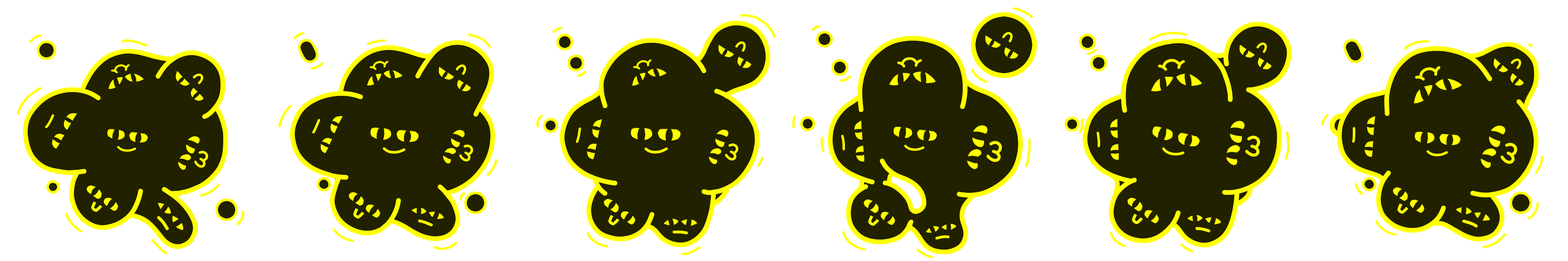
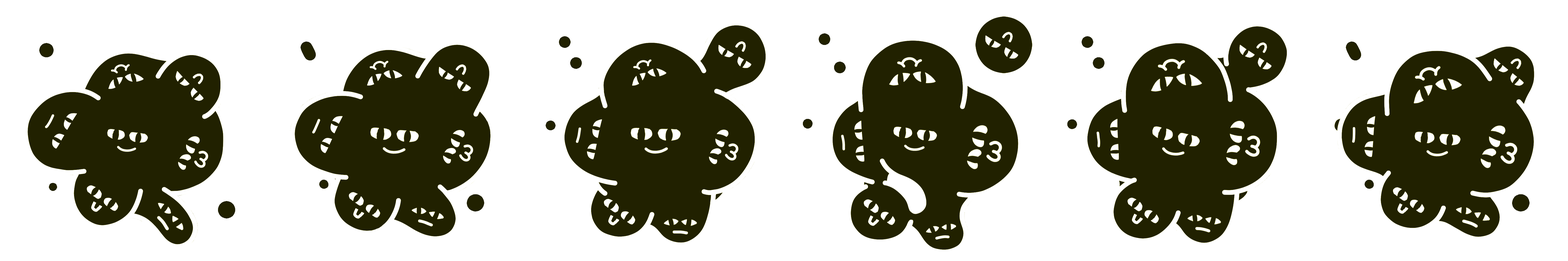
Revision of a layered 1568px x 261px image; what changed, layer by layer:
showed "Layer 10" over left=16, top=7, right=1544, bottom=259
showed "Layer 9 copy 3" over left=16, top=7, right=1544, bottom=259
hid group "Group 1" (8 layers) over left=16, top=7, right=1544, bottom=259
hid group "Group 2" (7 layers) over left=22, top=12, right=1540, bottom=256